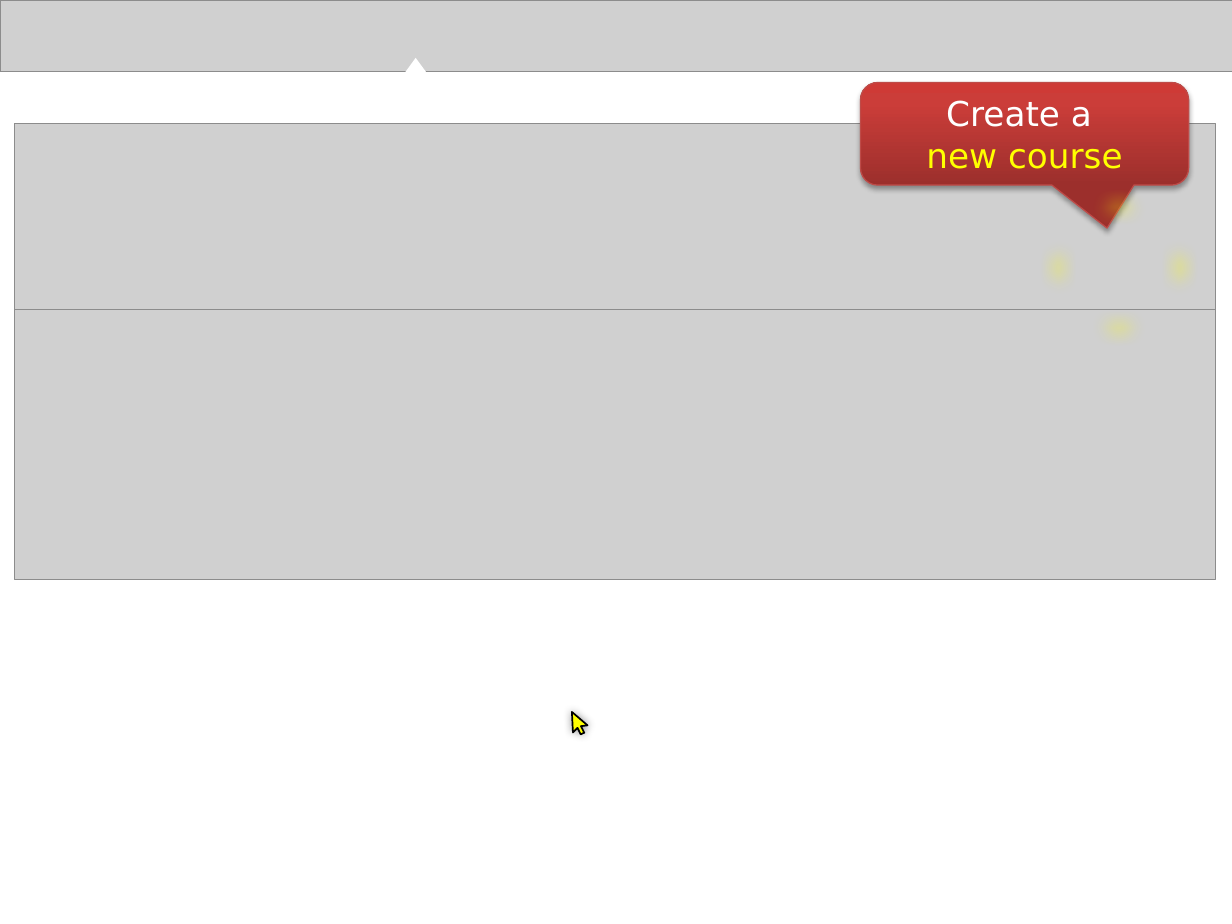
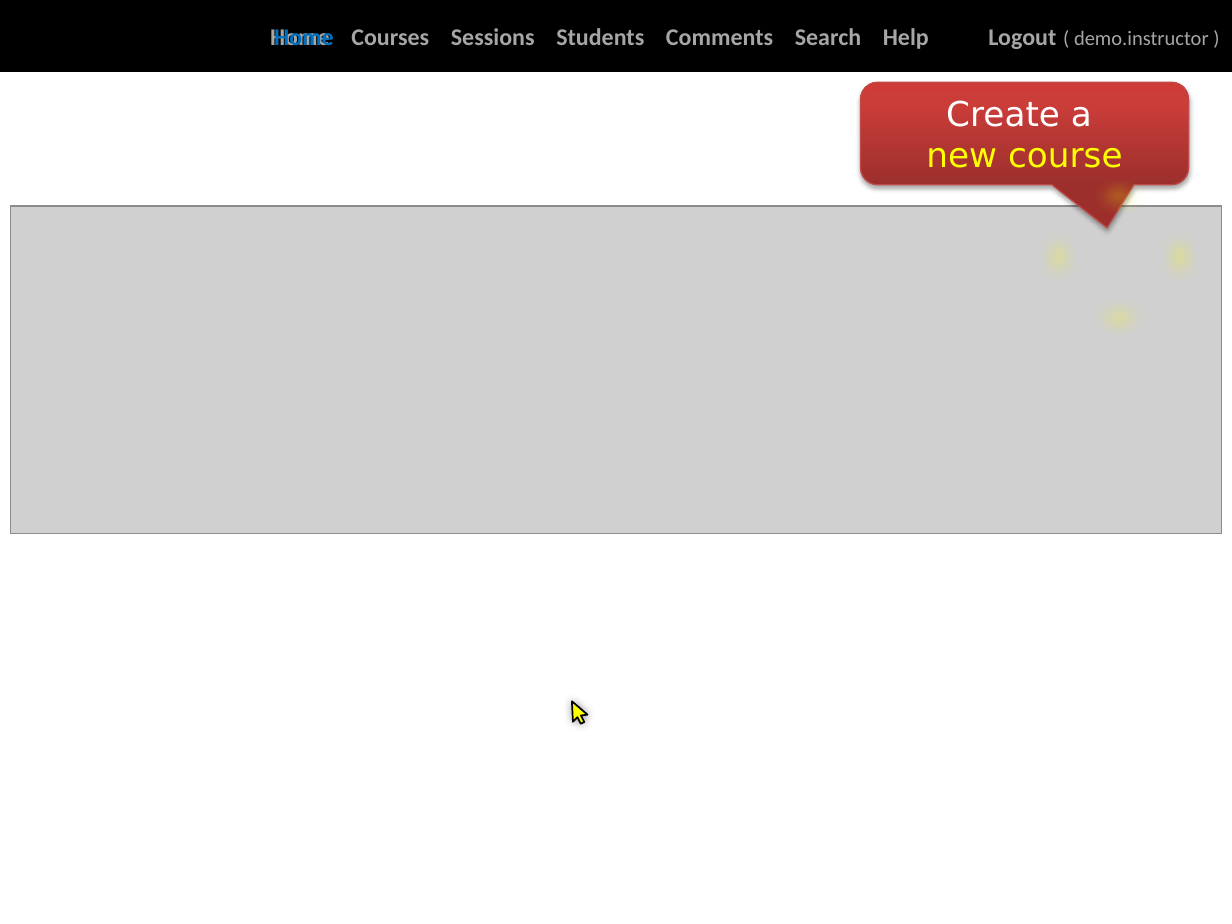
Before and after one commit to TEAMMATES/teammates, a slide deck: slide 5 of doc/video/video tour.pptx. Drawn at 1232x924 pixels with LibreOffice and Linux fonts; fonts in the diff are those of the drawing; grey boxes stand for pictures; background and template pictures are left out. Boxes give left, top, right and bottom in pixels: in the first picture for what was removed or moved away, otherwise in the second. Text is boxed around its words. In the diff, an @@ line names an element or a change of style, - is before the commit and + after.

```diff
--- a/doc/video/video tour.pptx
+++ b/doc/video/video tour.pptx
@@ picture removed at <box>0,0,1232,71</box> @@
@@ rectangle added at <box>0,0,1232,71</box>, fill #000000, 14 pt, text #A6A6A6, bold @@
+Home Courses Sessions Students Comments Search Help Logout ( demo.instructor )
@@ text added at <box>274,29,334,45</box>, 14 pt, text #0070C0, bold @@
+Home
@@ triangle removed at <box>405,58,426,71</box> @@
@@ picture removed at <box>15,123,1216,317</box> @@
@@ donut: place and size @@
-donut at <box>1037,186,1201,350</box>
+donut at <box>1037,175,1201,339</box>
@@ picture: place and size @@
-picture at <box>15,309,1216,579</box>
+picture at <box>10,206,1221,533</box>
@@ freeform shape: place and size @@
-freeform shape at <box>565,709,590,738</box>
+freeform shape at <box>565,698,590,727</box>
```
Also in this commit, not shown: 17 other slides changed, 21 slides added, 29 slides removed.
